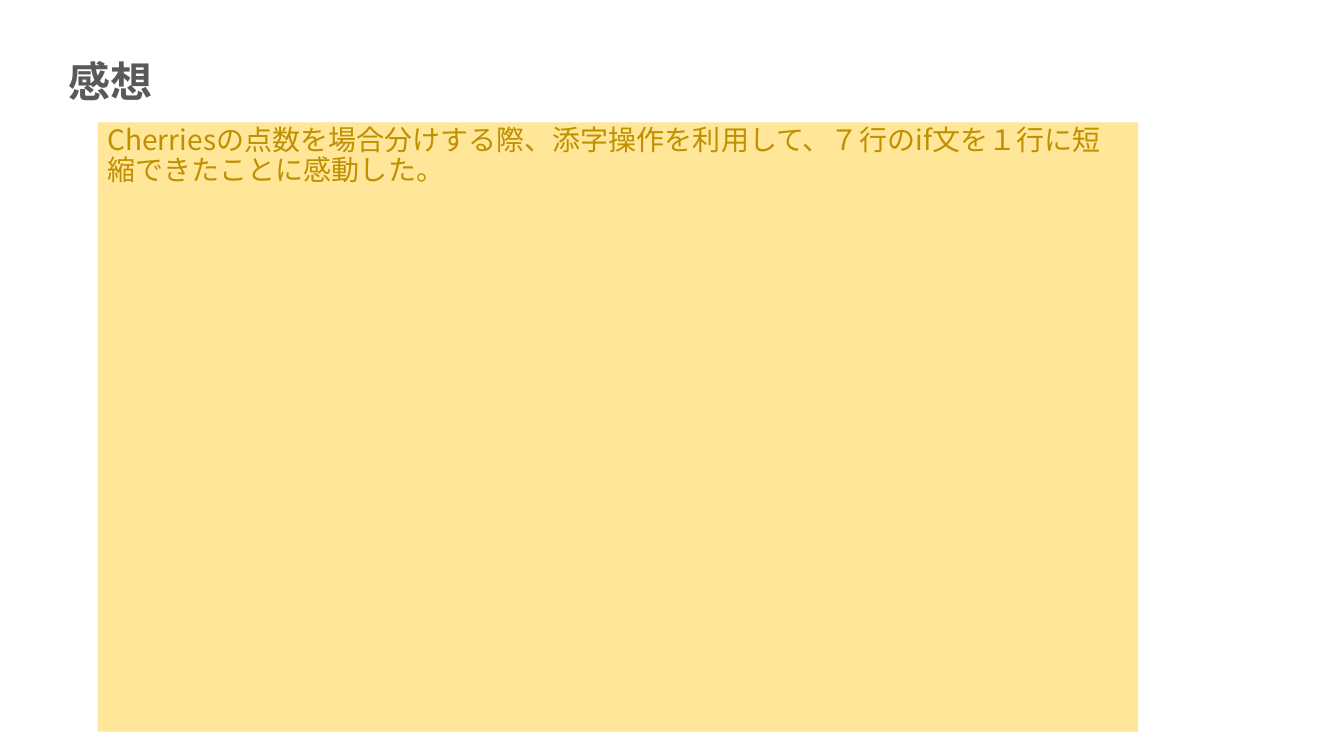
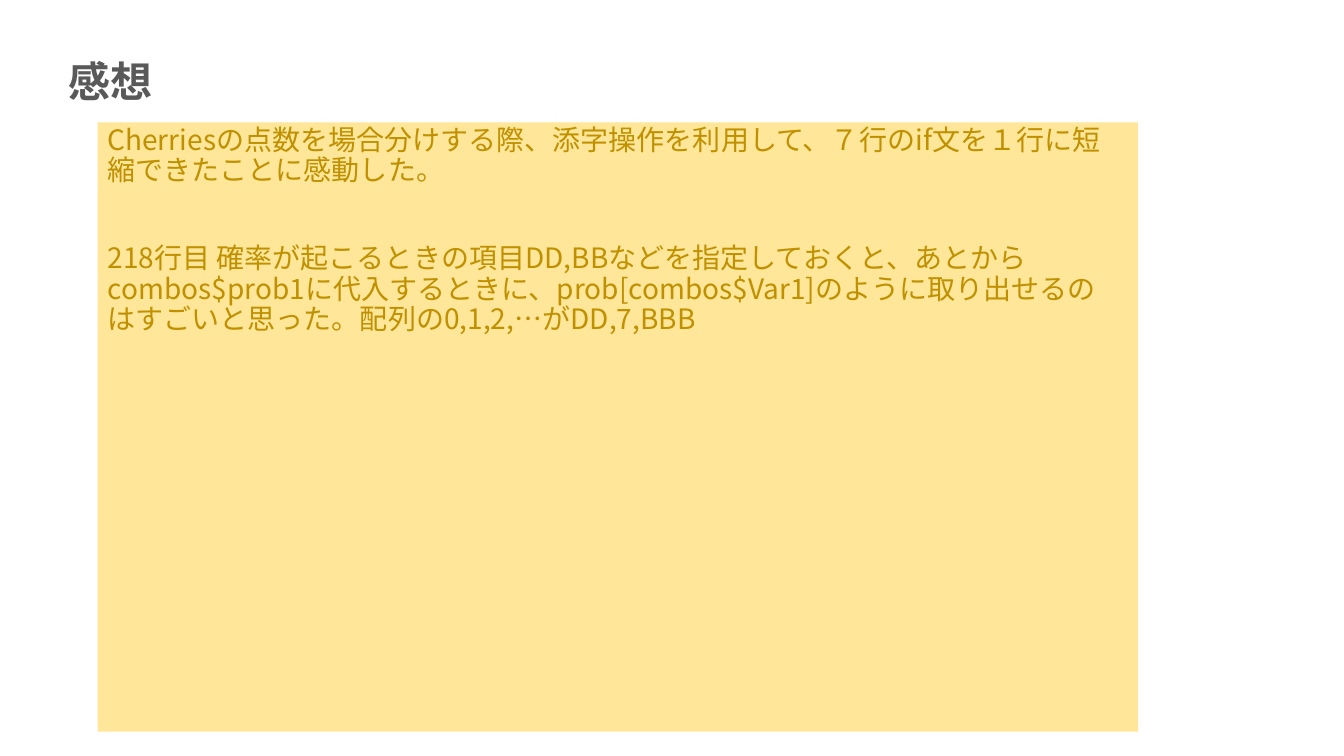
Before and after one commit to mei-517/r-practice-part3, a slide deck: slide 21 of 永井芽衣_Rpart3.pptx (slide 18 before the commit). Drawn at 1344x756 pixels with LibreOffice and Linux fonts; fonts in the diff are those of the drawing. Boxes give left, top, right and bottom in pixels: in the first picture for what was removed or moved away, otherwise in the second. Text is boxed around its words. In the diff, an @@ line names an element or a change of style, - is before the commit and + after.

```diff
--- a/永井芽衣_Rpart3.pptx
+++ b/永井芽衣_Rpart3.pptx
@@ subtitle at (x1=108, y1=244, x2=1096, y2=334): paragraph added @@
+218行目 確率が起こるときの項目DD,BBなどを指定しておくと、あとからcombos$prob1に代入するときに、prob[combos$Var1]のように取り出せるのはすごいと思った。配列の0,1,2,…がDD,7,BBB
```
Also in this commit, not shown: 3 other slides changed, 4 slides added, 1 slide removed, 1 other file.
